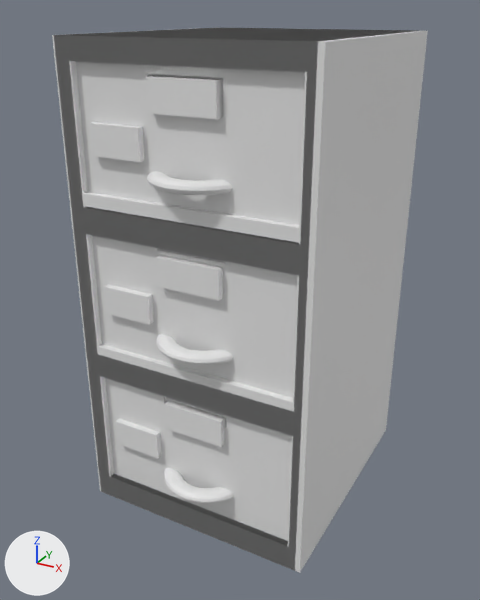
What one commit did to the Blender file BlenderModels/Motel/Props/FilingCabinets.blend.
Both versions are drawn from a 50 mm lens placed at (0.758, -1.473, 1.252), pointed at (-0.02, -0.059, 0.545). Arrows for +X, +Y and +Z are at lower left; the lights stay in place. The older version comes first.

In view in the first picture: 'FilingCabinetWHandles', 'FilingCabinetWPullOut', 'FilingCabinets'.
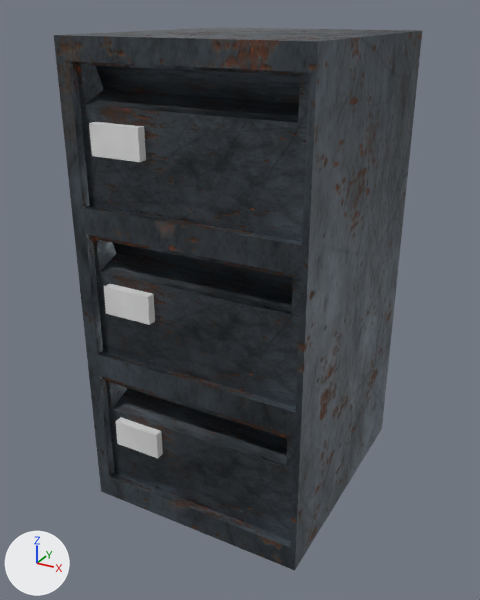
Edits to the bpy script that builds the scene:
```text
Add mat_filingcabinetbody:
    mat_filingcabinetbody = bpy.data.materials.new('FilingCabinetBody')
    # uses the picture img_metal021_1k_png_color_png
    # uses the picture img_metal021_1k_png_displacement_png
    # uses the picture img_metal021_1k_png_metalness_png
    # uses the picture img_metal021_1k_png_normalgl_png
    # uses the picture img_metal021_1k_png_roughness_png
Add mat_detail:
    mat_detail = bpy.data.materials.new('Detail')
    # uses the picture img_paper003_1k_png_color_png
    # uses the picture img_paper003_1k_png_displacement_png
    # uses the picture img_paper003_1k_png_normalgl_png
    # uses the picture img_paper003_1k_png_roughness_png
Add mat_handles:
    mat_handles = bpy.data.materials.new('Handles')
    # uses the picture img_metal014_1k_png_color_png
    # uses the picture img_metal014_1k_png_displacement_png
    # uses the picture img_metal014_1k_png_metalness_png
    # uses the picture img_metal014_1k_png_normalgl_png
    # uses the picture img_metal014_1k_png_roughness_png
Change me_cube:
    where me_cube.from_pydata(...)  # 100 vertices, 92 faces; spans x -0.3..0.3, y -0.34..0.34, z 0.0..1.2
    me_cube part 1: all 48 faces centred in x -0.287..0.282, y -0.34..-0.282, z 0.017..1.187 switch from mat_material (white #e7e7e7) to mat_filingcabinetbody
    me_cube part 2: all 25 faces centred in x -0.3..-0.005, y 0.0..0.34, z 0.0..1.2 switch from mat_material (white #e7e7e7) to mat_filingcabinetbody
    me_cube part 3: all 16 faces centred in x 0.282..0.3, y 0.0..0.34, z 0.0..1.2 switch from mat_material (white #e7e7e7) to mat_filingcabinetbody
    add me_cube.materials.append(mat_detail)
Change me_cube_007:
    where me_cube_007.from_pydata(...)  # 1784 vertices, 1768 faces; spans x -0.318..0.282, y -0.391..0.34, z 0.0..1.2
    me_cube_007 part 4: 169 of the faces centred in x -0.318..0.282, y -0.389..0.34, z 0.0..1.2 switch from no material to mat_filingcabinetbody
    me_cube_007 part 5: 576 of the faces centred in x -0.109..0.118, y -0.389..-0.162, z 0.131..0.156 switch from no material to mat_handles
    me_cube_007 part 6: 528 of the faces centred in x -0.109..0.118, y -0.389..-0.162, z 0.519..0.545 switch from no material to mat_handles
    me_cube_007 part 7: 480 of the faces centred in x -0.109..0.118, y -0.389..-0.162, z 0.908..0.933 switch from no material to mat_handles
    me_cube_007 part 8: all 5 faces centred in x -0.079..0.083, y -0.34..-0.323, z 0.291..0.362 switch from no material to mat_detail
    me_cube_007 part 9: all 5 faces centred in x -0.079..0.083, y -0.34..-0.323, z 0.673..0.744 switch from no material to mat_detail
    me_cube_007 part 10: all 5 faces centred in x -0.079..0.083, y -0.34..-0.323, z 1.055..1.127 switch from no material to mat_detail
Change me_cube_012:
    where me_cube_012.from_pydata(...)  # 86 vertices, 55 faces; spans x -0.314..0.286, y -0.34..0.34, z 0.0..1.2
    me_cube_012 part 11: 40 of the faces centred in x -0.314..0.286, y -0.34..0.34, z 0.0..1.2 switch from no material to mat_filingcabinetbody
    me_cube_012 part 12: all 15 faces centred in x -0.238..-0.108, y -0.34..-0.329, z 0.189..1.024 switch from no material to mat_detail
Change ob_filingcabinets:
    add ob_filingcabinets.hide_set(True)
Change ob_filingcabinetwhandles:
    add ob_filingcabinetwhandles.hide_set(True)
```

Changed parts and their boxes [x1, y1, x2, y2] in the pictures (480 x 600 px):
'FilingCabinets', hidden
    before: [58, 28, 428, 572]
'FilingCabinetWHandles', hidden
    before: [52, 27, 410, 569]
part 1 of me_cube, recoloured
    before: [58, 35, 325, 572]
part 2 of me_cube, recoloured
    before: [72, 28, 413, 41]
part 3 of me_cube, recoloured
    before: [300, 30, 428, 572]
part 4 of me_cube_007, recoloured
    before: [52, 27, 410, 569]
part 5 of me_cube_007, recoloured
    before: [164, 468, 234, 504]
part 6 of me_cube_007, recoloured
    before: [156, 334, 233, 365]
part 7 of me_cube_007, recoloured
    before: [147, 171, 233, 195]
part 8 of me_cube_007, recoloured
    before: [164, 400, 227, 447]
part 9 of me_cube_007, recoloured
    before: [156, 255, 223, 301]
part 10 of me_cube_007, recoloured
    before: [146, 75, 224, 119]
part 11 of me_cube_012, recoloured
    both: [54, 28, 416, 570]
part 12 of me_cube_012, recoloured
    both: [89, 122, 161, 458]
